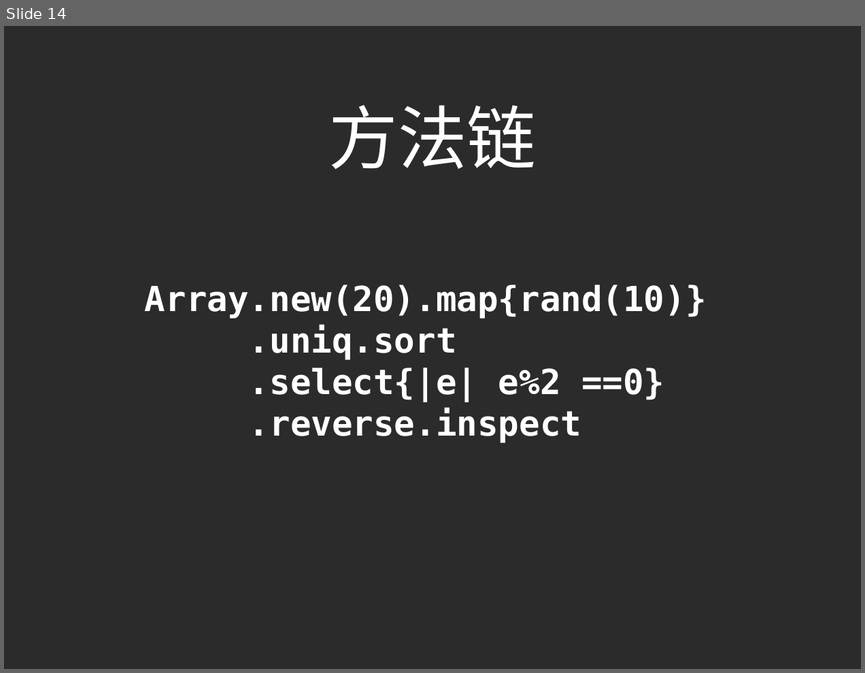
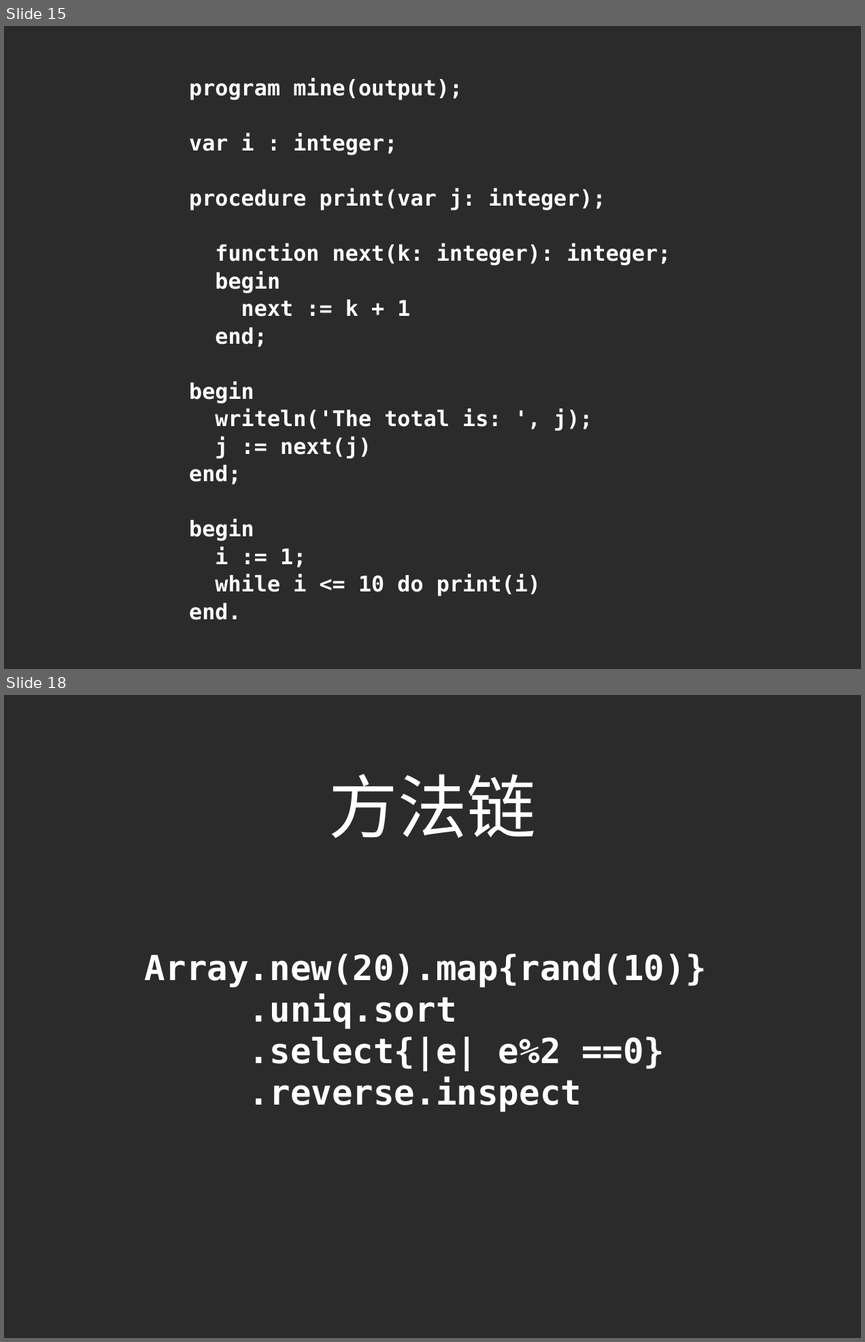
Before and after one commit to yltpsd/inftik, a slide deck: lec1/ProThinking-Abstraciton.odp. Shown one above the other, each under a label of ours: slide 14 before the commit, slides 15 and 18 after it; the slides between them are not shown. The pictures are 865x673 and 865x1342 pixels, drawn with LibreOffice and Linux fonts; fonts in the diff are those of the drawing; background and template pictures are left out; a plain dark background stands for a picture behind light text. Boxes give left, top, right and bottom in pixels: in the first picture for what was removed or moved away, otherwise in the second. Text is boxed around its words. In the diff, an @@ line names an element or a change of style, - is before the commit and + after.

```diff
--- a/lec1/ProThinking-Abstraciton.odp
+++ b/lec1/ProThinking-Abstraciton.odp
@@ slide 15 added at (4, 26, 861, 669), background picture (left out) @@
@@ text added at (189, 78, 670, 620), 20 pt, text #FFFFFF, bold @@
+program mine(output);
+var i : integer;
+procedure print(var j: integer);
+function next(k: integer): integer;
+begin
+next := k + 1
+end;
+begin
+writeln('The total is: ', j);
+j := next(j)
+end;
+begin
+i := 1;
+while i <= 10 do print(i)
+end.
@@ what was slide 14 is now slide 18 @@
```
Also in this commit, not shown: 4 slides changed, 10 other slides added, 2 slides removed, 55 other files.
